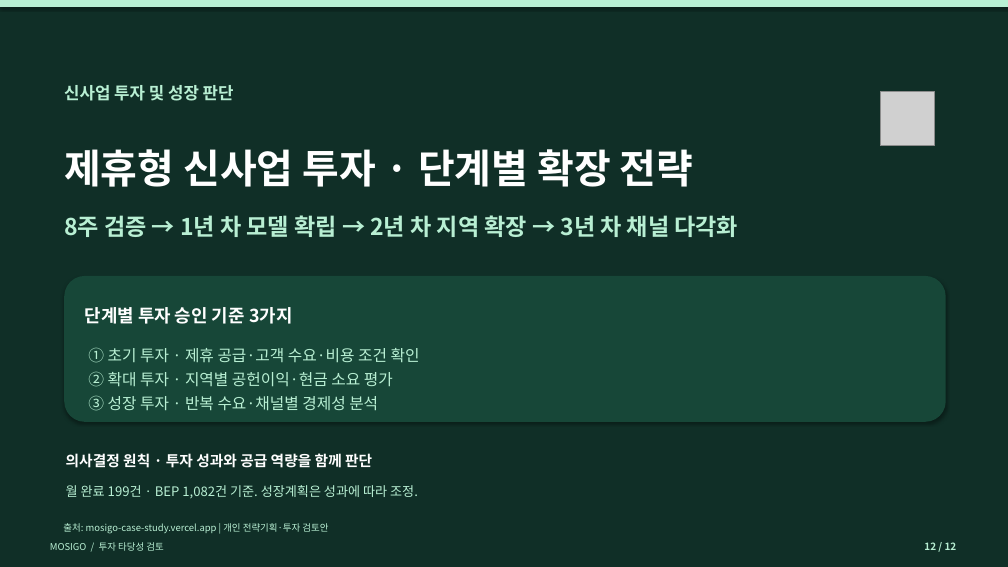
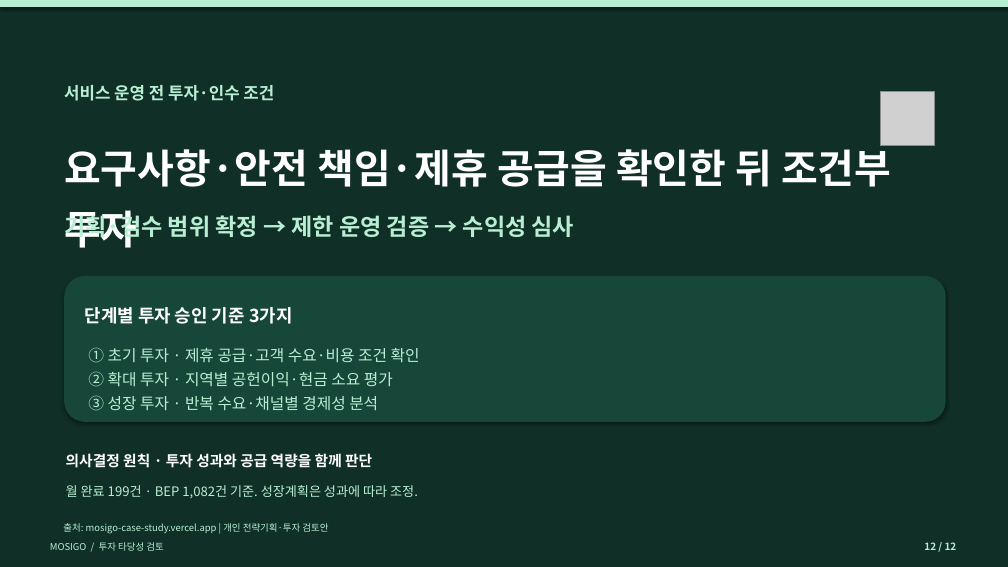
Before and after one commit to dohyunkimmm/mosigo-case-study, a slide deck: slide 12 of downloads/MOSIGO_IR_Investment_Review_12slides.pptx. Drawn at 1008x567 pixels with LibreOffice and Linux fonts; fonts in the diff are those of the drawing; grey boxes stand for pictures. Boxes give left, top, right and bottom in pixels: in the first picture for what was removed or moved away, otherwise in the second. Text is boxed around its words. In the diff, an @@ line names an element or a change of style, - is before the commit and + after.

```diff
--- a/downloads/MOSIGO_IR_Investment_Review_12slides.pptx
+++ b/downloads/MOSIGO_IR_Investment_Review_12slides.pptx
@@ text at (64, 85, 274, 101): text changed @@
-신사업 투자 및 성장 판단
+서비스 운영 전 투자·인수 조건
@@ text at (64, 142, 891, 187): text changed @@
-제휴형 신사업 투자 · 단계별 확장 전략
+요구사항·안전 책임·제휴 공급을 확인한 뒤 조건부 투자
@@ text at (64, 212, 574, 241): text changed @@
-8주 검증 → 1년 차 모델 확립 → 2년 차 지역 확장 → 3년 차 채널 다각화
+기획·검수 범위 확정 → 제한 운영 검증 → 수익성 심사
```
Also in this commit, not shown: 1 other slide changed, 9 other files.
